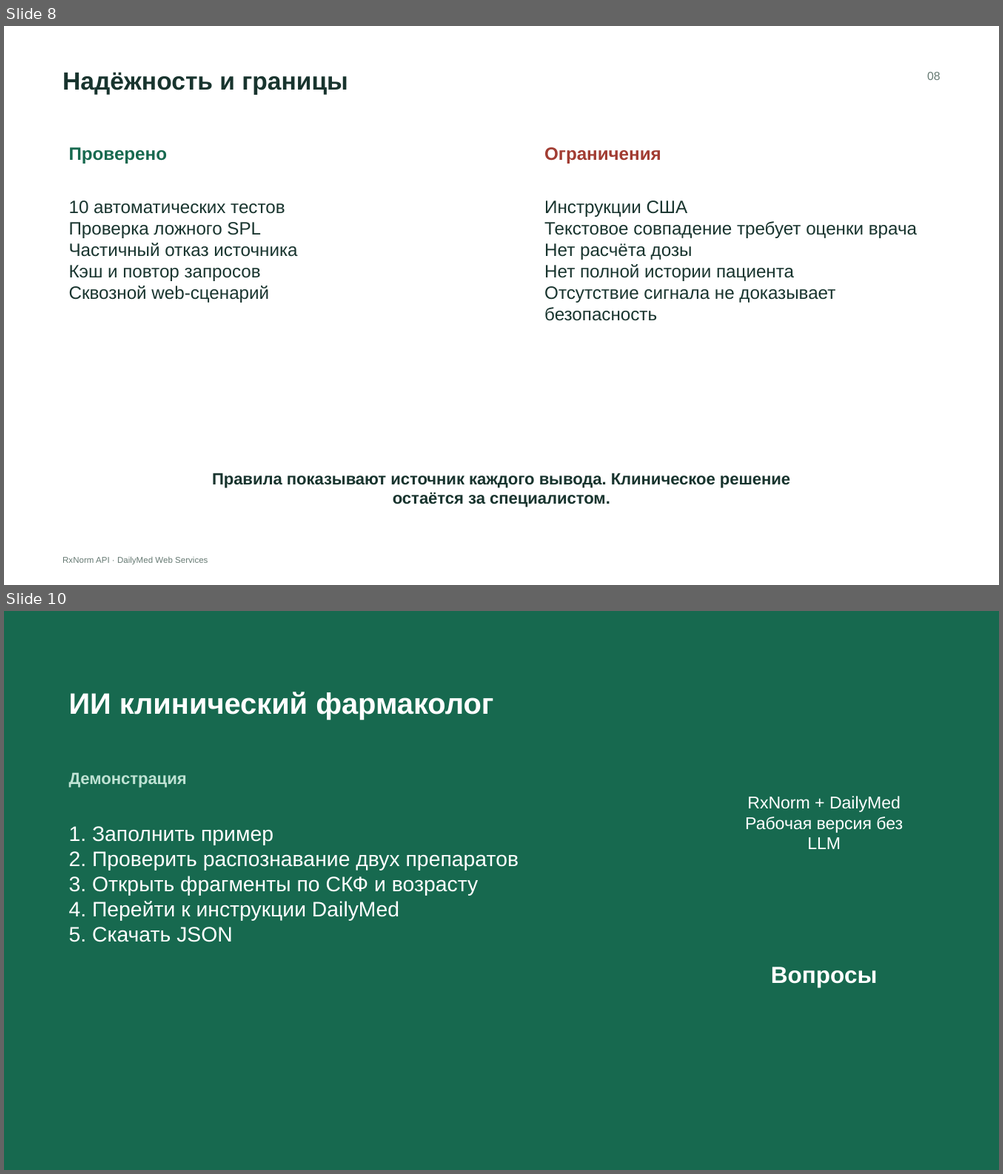
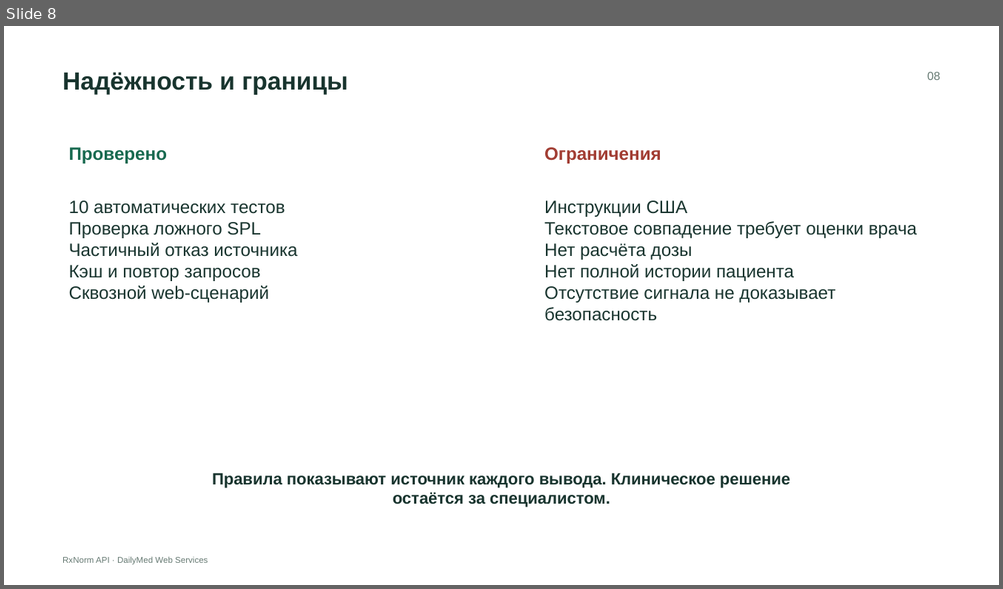
Before and after one commit to bonbon612/ai-clinical-pharmacologist, a slide deck: docs/AI_clinical_pharmacologist_presentation.pptx. Shown one above the other, each under a label of ours: slides 8 and 10 before the commit, slide 8 after it; the slides between them are not shown. The pictures are 1003x1174 and 1003x589 pixels, drawn with LibreOffice and Linux fonts; fonts in the diff are those of the drawing. Boxes give left, top, right and bottom in pixels: in the first picture for what was removed or moved away, otherwise in the second. Text is boxed around its words. In the diff, an @@ line names an element or a change of style, - is before the commit and + after.

```diff
--- a/docs/AI_clinical_pharmacologist_presentation.pptx
+++ b/docs/AI_clinical_pharmacologist_presentation.pptx
@@ slide 10 removed at (4, 611, 999, 1170), background #17694F @@
@@ text removed at (69, 692, 493, 720) @@
-ИИ клинический фармаколог
@@ text removed at (69, 773, 187, 788) @@
-Демонстрация
@@ text removed at (745, 796, 902, 849) @@
-RxNorm + DailyMed
-Рабочая версия без LLM
@@ text removed at (69, 826, 519, 943) @@
-1. Заполнить пример
-2. Проверить распознавание двух препаратов
-3. Открыть фрагменты по СКФ и возрасту
-4. Перейти к инструкции DailyMed
-5. Скачать JSON
@@ text removed at (771, 967, 877, 988) @@
-Вопросы
```
Also in this commit, not shown: 1 slide added, 1 other slide removed, 10 other files.
